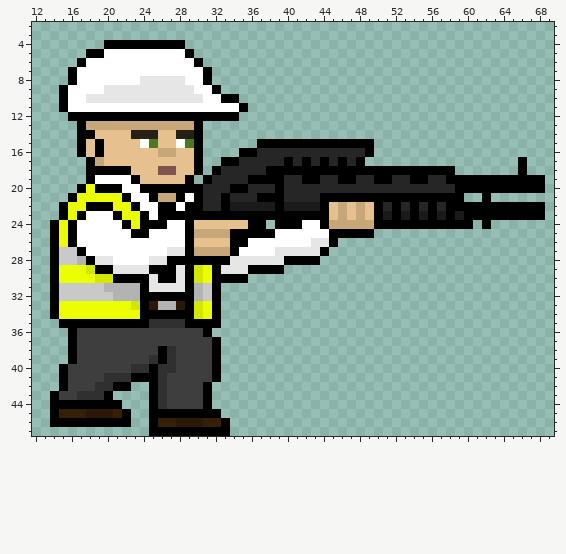
Sprite sheet -- Zombi Slayers/Assets/Resources/Arts/Player Characters/fletcher_animation_frames/fletcher_run2.png. Above is the file before it was changed.
The file is 384x192 pixels, drawn in blocks of 4x4; one block is one cell here. Colours within 5 levels of each other are drawn and written as one. Shown: x 12..69, y 2..47.
After:
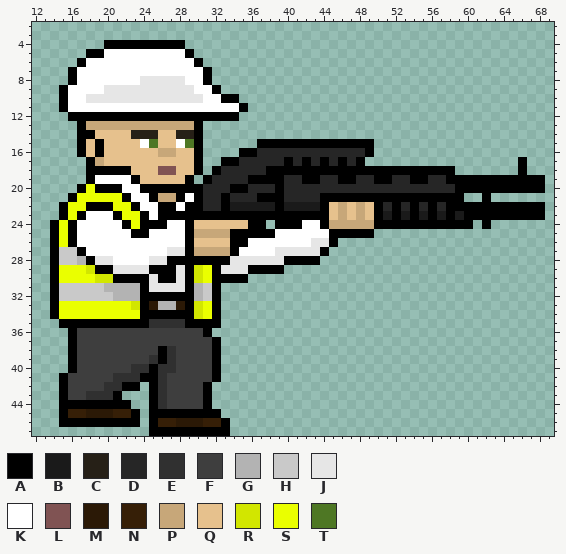
Palette (. is transparent): A #000000  B #1a1a1a  C #262017  D #262626  E #303030  F #3e3e3e  G #b3b3b3  H #c9c9c9  J #e6e6e6  K #ffffff  L #805353  M #2b1906  N #361f07  P #c7a779  Q #e6c18d  R #d2e600  S #eaff00  T #4e7724
What changed:
{"y":40,"x":15,"old":"AF","new":".A"}
{"y":41,"x":20,"old":"E","new":"F"}
{"y":41,"x":23,"old":"A","new":"E"}
{"y":42,"x":19,"old":"E","new":"F"}
{"y":42,"x":21,"old":"A","new":"E"}
{"y":42,"x":23,"old":".","new":"A"}
{"y":43,"x":14,"old":"AF","new":".A"}
{"y":43,"x":17,"old":"E","new":"F"}
{"y":43,"x":20,"old":"A.","new":"EA"}
{"y":44,"x":14,"old":"A","new":"."}
{"y":44,"x":22,"old":".","new":"A"}
{"y":45,"x":14,"old":"AN","new":".A"}
{"y":45,"x":22,"old":"A.","new":"NA"}
{"y":46,"x":14,"old":"A","new":"."}
{"y":46,"x":23,"old":".","new":"A"}
